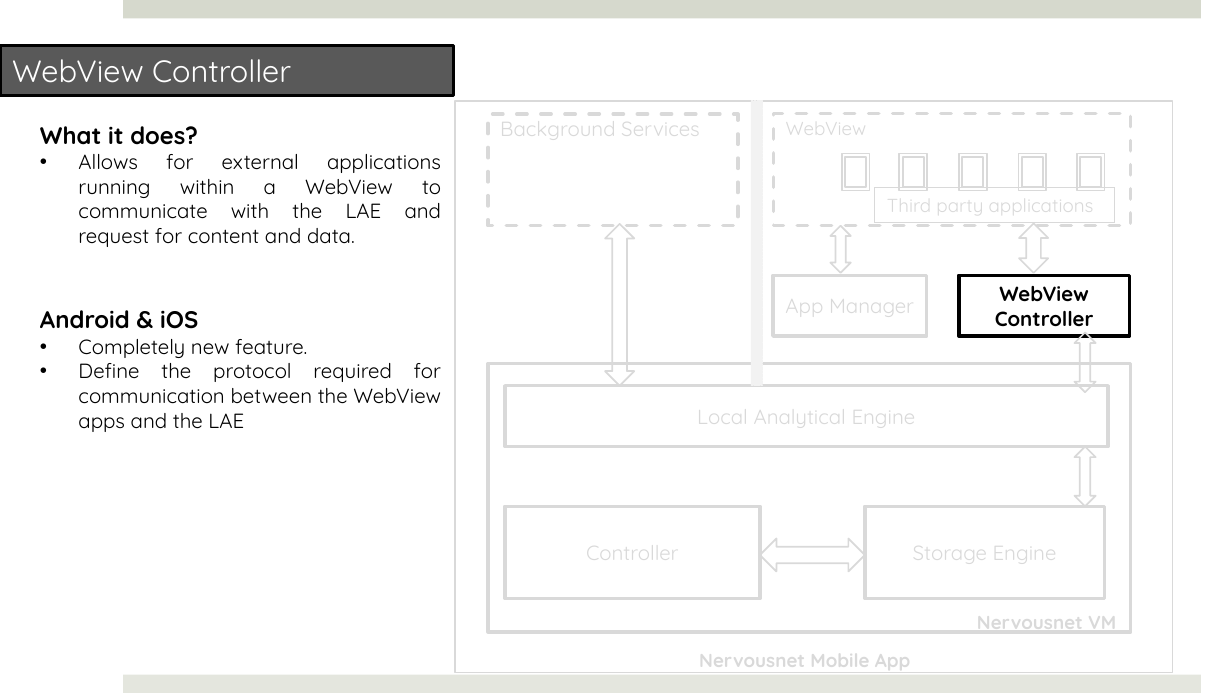
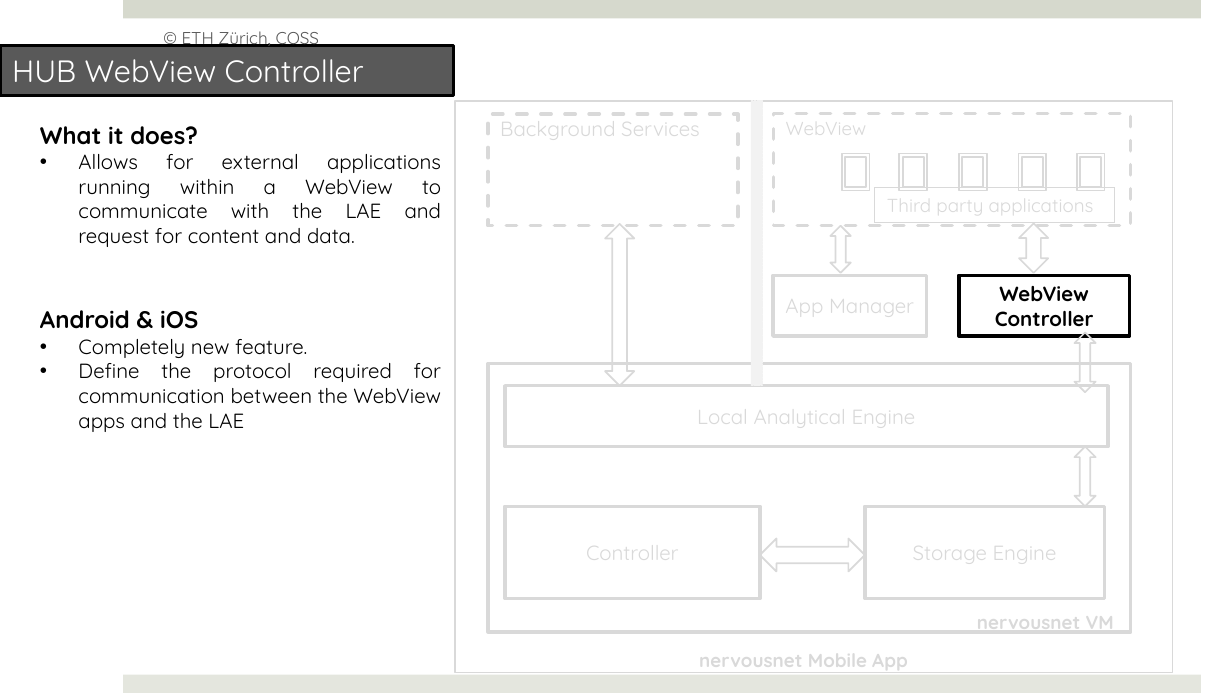
Before and after one commit to prasad79/nervousnet, a slide deck: slide 10 of Documents/NervousNet_Redesign.pptx (slide 9 before the commit). Drawn at 1232x693 pixels with LibreOffice and Linux fonts; fonts in the diff are those of the drawing. Boxes give left, top, right and bottom in pixels: in the first picture for what was removed or moved away, otherwise in the second. Text is boxed around its words. In the diff, an @@ line names an element or a change of style, - is before the commit and + after.

```diff
--- a/Documents/NervousNet_Redesign.pptx
+++ b/Documents/NervousNet_Redesign.pptx
@@ text in rectangle at (12, 59, 364, 83): text changed @@
-WebView Controller
+HUB WebView Controller
@@ text added at (182, 31, 319, 49), 10 pt, text #595959 @@
+© ETH Zürich, COSS
@@ text at (977, 607, 1114, 635): text changed @@
-Nervousnet VM
+nervousnet VM
@@ text at (699, 645, 908, 673): text changed @@
-Nervousnet Mobile App
+nervousnet Mobile App
```
Also in this commit, not shown: 17 other slides changed, 2 slides removed, 33 other files.
